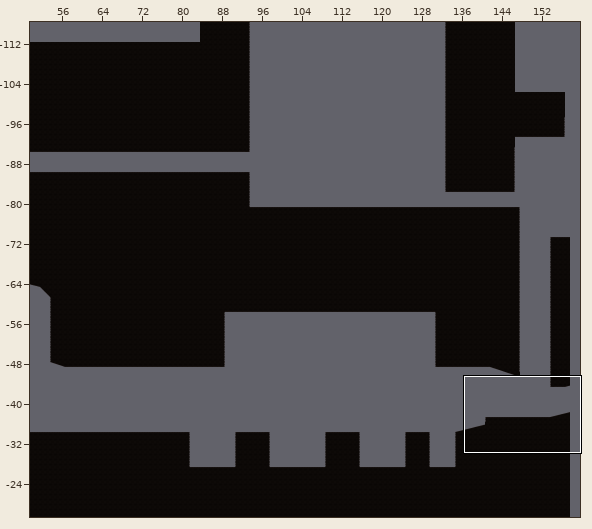
An edit to a level. Tiled map, Assets/Tiled/Level1TileMap/map1-1.tmx. Above, an overview of the earlier version with the close-up marked.
Close-up. Before the commit:
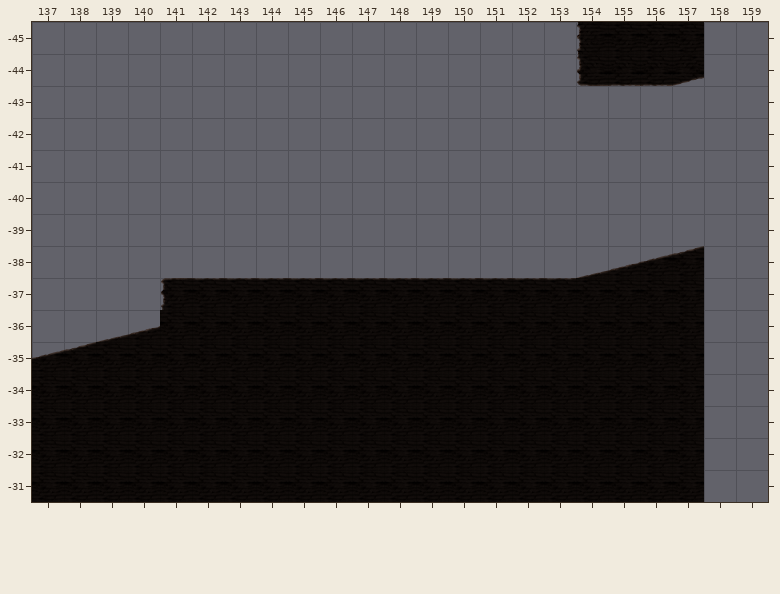
Cells are 256x256 px. Shown: x 137..159, y -45..-31.
After:
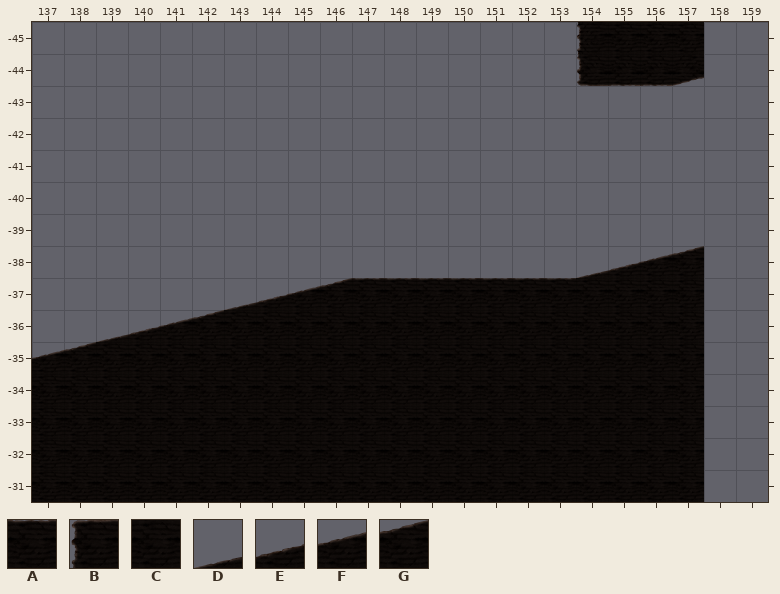
Key: from "Level1 Tileset": A 0, B 1, C 8, D 40, E 41, F 42, G 43.
_ is an empty cell.
Difference:
Layer "ground":
y -37: x 141..146 BAAAAA -> __DEFG
y -36: x 141..142 CC -> FG
